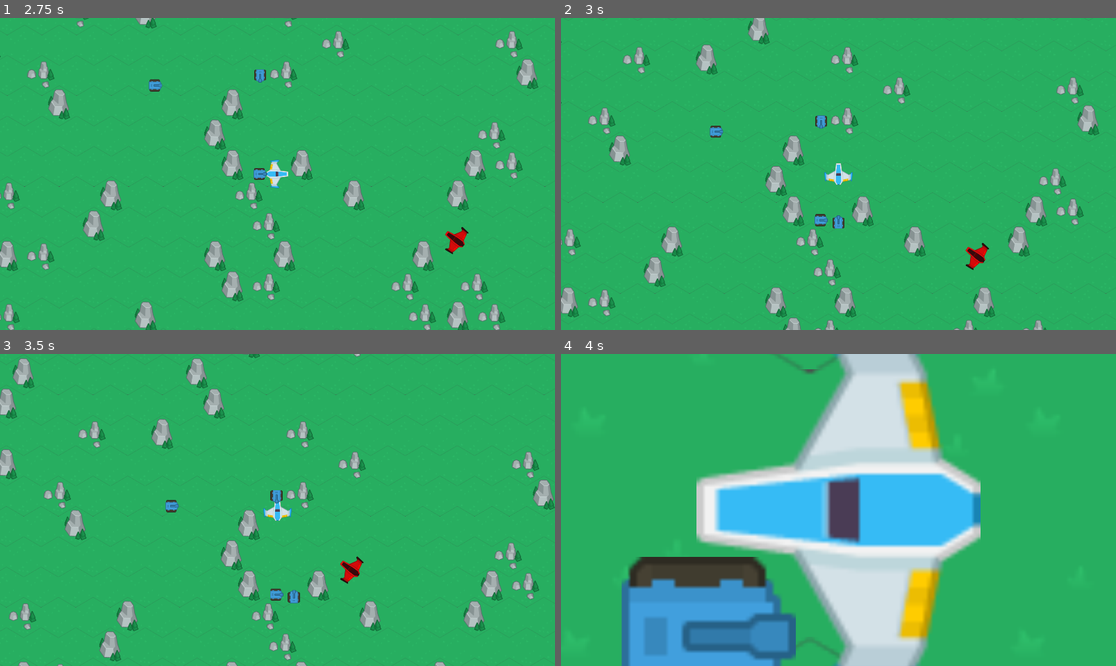
Above: before the commit, frames 1-4 (two rows, left to right).
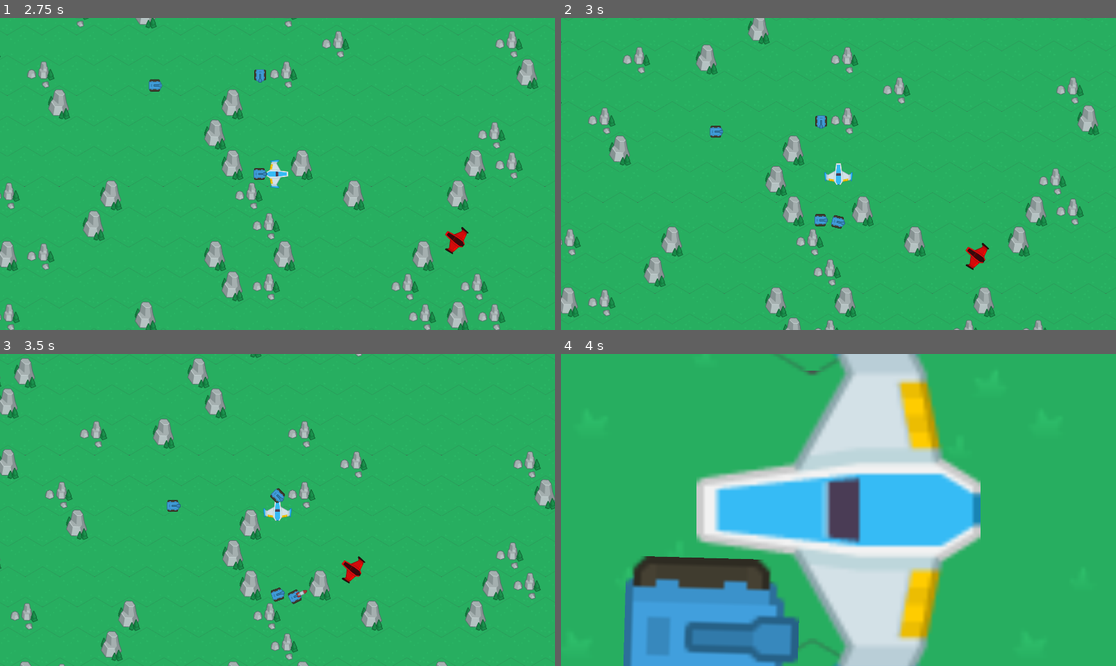
Above: after the commit, the same moments.

Repository: marleeeeeey/turret_commander
Game: Godot game, scene res://this/main.tscn
The game is run twice, just before and just after one commit, with the same random seed, the same clock (stepped at 60 frames per second) and the same inputs.
Inputs (mouse positions are in pixels of both pictures, inside the frame that each line leads up to):
- Up to frame 1 (2.75 s): tap Enter at 0.5 s; move the mouse to (399, 158) at 0.52 s; hold D (move_right) 0.53-1.28 s; tap Space (shoot) at 0.6, 1.55, 2, 2.1 s; click (399, 158) at 0.67 s; tap R (spawn_turret) at 0.8, 1.35, 2.3 s; move the mouse to (166, 189) at 1.27 s; hold S (move_down) 1.28-2.03 s; move the mouse to (333, 105) at 2.02 s; hold D (move_right) from 2.03 s (still down)
- Up to frame 2 (3 s): move the mouse to (810, 236) at 2.77 s; release D (move_right) at 2.78 s; hold Up (move_up) from 2.78 s (still down); tap R (spawn_turret) at 2.85 s; click (810, 236) at 2.92 s
- Up to frame 3 (3.5 s): keep holding Up (move_up); tap Space (shoot) at 3.05 s
- Up to frame 4 (4 s): move the mouse to (1005, 556) at 3.52 s; release Up (move_up) at 3.53 s; hold A (move_left) from 3.53 s (still down); hold Mouse wheel up (zoom_in) from 3.53 s (still down); tap R (spawn_turret) at 3.8 s

Frame 1 is identical in both runs. In frame 2, less than 0.1% of the frame differs, in the area x 48-52%, y 63-68%; in frame 3, 4.5%, in the area x 0-100%, y 0-100%; in frame 4, 1.8%.

Commit message:
Implement turrets.

Diff:
--- a/common/scene_enemy/enemy.gd
+++ b/common/scene_enemy/enemy.gd
@@ -1,7 +1,7 @@
 extends CharacterBody2D
 
+@export var speed = 300.0
 
-@export var speed = 300.0
 
 func _ready() -> void:
 	$NavigationAgent2D.target_position = Vector2.ZERO
--- a/common/scene_spaceship/spaceship.gd
+++ b/common/scene_spaceship/spaceship.gd
@@ -95,15 +95,20 @@
 		look_at(global_position + direction)
 
 	if Input.is_action_just_pressed("shoot"):
-		var bullet = bullet_scene.instantiate()
-		owner.add_child(bullet)
-		bullet.transform = $BulletSpawnPoint.global_transform
+		_shoot()
 
 	if Input.is_action_just_pressed("spawn_turret"):
 		var turret = turret_scene.instantiate()
 		owner.add_child(turret)
+		turret.owner = owner
 		var position_behind = (
 			global_position - last_global_direction * distance_to_spawn_turret_behind_player
 		)
 		turret.global_position = position_behind
 		turret.look_at(global_position + last_global_direction)
+
+
+func _shoot():
+	var bullet = bullet_scene.instantiate()
+	owner.add_child(bullet)
+	bullet.transform = $BulletSpawnPoint.global_transform
--- /dev/null
+++ b/common/scene_turret/turret.gd
@@ -0,0 +1,45 @@
+extends StaticBody2D
+
+@export var bullet_scene: PackedScene
+@export var shooting_interval = 1.0
+@export var range = 500
+
+var target = null
+
+
+func _ready() -> void:
+	$ShootingTimer.wait_time = shooting_interval
+	$ShootingTimer.start()
+
+	var scan_circle: CircleShape2D = $ScanArea/CollisionShape2D.shape
+	scan_circle.radius = range
+
+
+# Called every frame. 'delta' is the elapsed time since the previous frame.
+func _process(delta: float) -> void:
+	target = _get_closest_target()
+	if target:
+		look_at(target.global_position)
+
+
+func _get_closest_target() -> Node2D:
+	var closest_target = null
+	var closest_dist = range
+	for body in $ScanArea.get_overlapping_bodies():
+		if body.is_in_group("enemies"):
+			var dist = global_position.distance_to(body.global_position)
+			if dist < closest_dist:
+				closest_target = body
+				closest_dist = dist
+	return closest_target
+
+
+func _on_shooting_timer_timeout() -> void:
+	if target:
+		_shoot()
+
+
+func _shoot():
+	var bullet = bullet_scene.instantiate()
+	owner.add_child(bullet)
+	bullet.transform = $BulletSpawnPoint.global_transform
--- a/common/scene_turret/turret.tscn
+++ b/common/scene_turret/turret.tscn
@@ -1,11 +1,18 @@
-[gd_scene load_steps=3 format=3 uid="uid://cp0ft4iqo4ssj"]
+[gd_scene load_steps=6 format=3 uid="uid://cp0ft4iqo4ssj"]
 
 [ext_resource type="Texture2D" uid="uid://diwndq4lclatu" path="res://common/scene_turret/art/tank_blue.png" id="1_axqbx"]
+[ext_resource type="Script" path="res://common/scene_turret/turret.gd" id="1_o8x7h"]
+[ext_resource type="PackedScene" uid="uid://drwjhnmenrsgk" path="res://common/scene_bullet/scene_bullet.tscn" id="2_7isud"]
 
 [sub_resource type="CapsuleShape2D" id="CapsuleShape2D_8edsw"]
 
+[sub_resource type="CircleShape2D" id="CircleShape2D_bevfx"]
+radius = 500.0
+
 [node name="Turret" type="StaticBody2D"]
-metadata/_edit_group_ = true
+script = ExtResource("1_o8x7h")
+bullet_scene = ExtResource("2_7isud")
+shooting_interval = 0.2
 
 [node name="Sprite2D" type="Sprite2D" parent="."]
 rotation = -1.5708
@@ -14,3 +21,15 @@
 [node name="CollisionShape2D" type="CollisionShape2D" parent="."]
 scale = Vector2(2.16, 1.36)
 shape = SubResource("CapsuleShape2D_8edsw")
+
+[node name="BulletSpawnPoint" type="Marker2D" parent="."]
+position = Vector2(25, 0)
+
+[node name="ShootingTimer" type="Timer" parent="."]
+
+[node name="ScanArea" type="Area2D" parent="."]
+
+[node name="CollisionShape2D" type="CollisionShape2D" parent="ScanArea"]
+shape = SubResource("CircleShape2D_bevfx")
+
+[connection signal="timeout" from="ShootingTimer" to="." method="_on_shooting_timer_timeout"]
